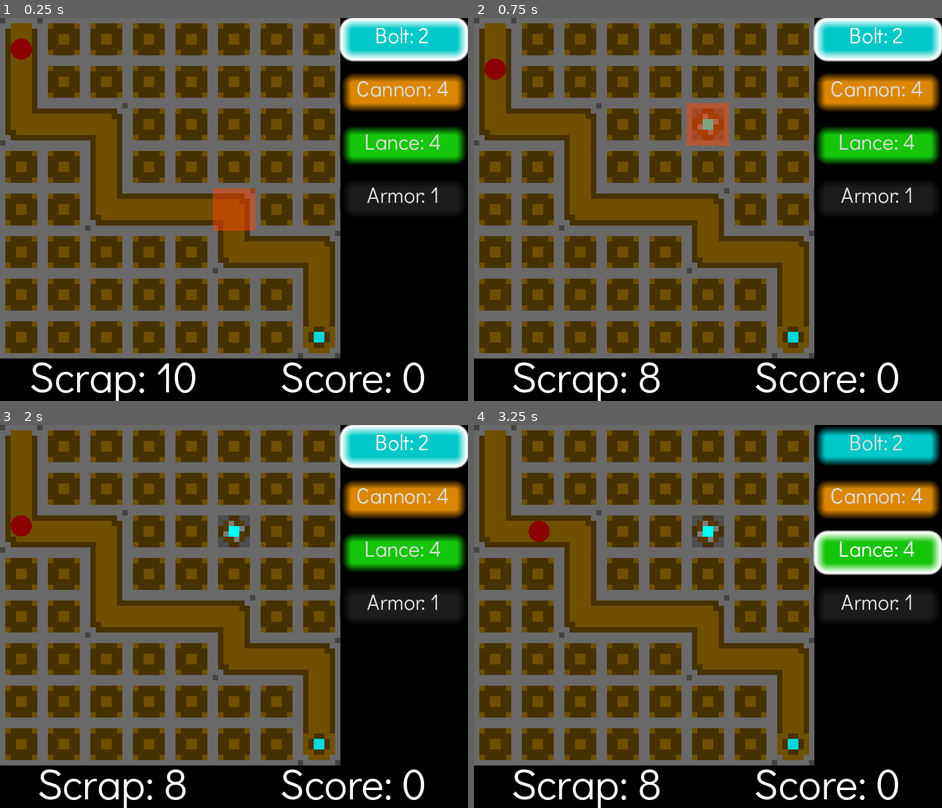
Above: before the commit, frames 1-4 (two rows, left to right).
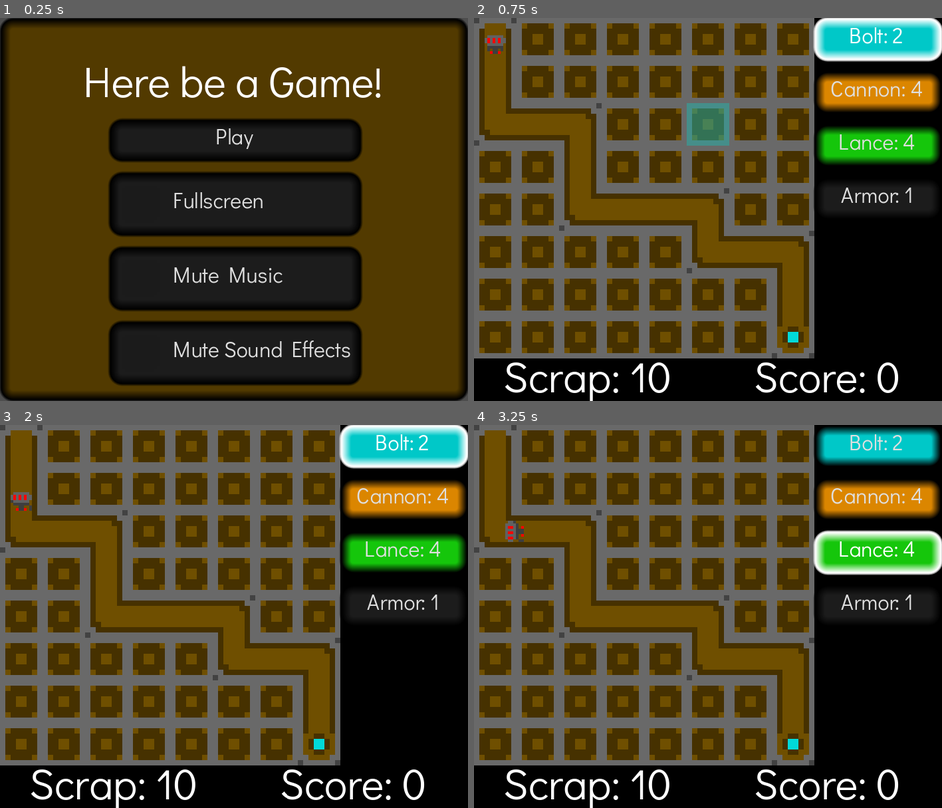
Above: after the commit, the same moments.

Repository: the-alex-g/LD53
Game: Godot game, scene res://menu/main_menu.tscn
Same seed, same stepped clock (60 frames per second), same inputs: the game is played once before the commit and once after it. Before the commit the project starts from res://main/main.tscn.
Inputs (mouse positions are in pixels of both pictures, inside the frame that each line leads up to):
- Up to frame 1 (0.25 s): no input
- Up to frame 2 (0.75 s): click (708, 140) at 0.5 s, where only the run after the commit has a clickable "Play"
- Up to frame 3 (2 s): click "Bolt: 2" at 1.25 s
- Up to frame 4 (3.25 s): click "Cannon: 4" at 2 s; click "Lance: 4" at 2.75 s

The runs differ from the first frame. In frame 1, 82% of the frame differs, in the area x 0-100%, y 0-100%; in frame 2, 2.5%; in frame 3, 1.8%; in frame 4, 1.8%.

Commit message:
Clean things up, add enemy artwork

Diff:
--- a/project/enemy/enemy.gd
+++ b/project/enemy/enemy.gd
@@ -21,8 +21,8 @@
 
 func _process(delta:float)->void:
 	handle.progress_ratio += delta / seconds_to_end
-	if handle.progress_ratio == 1.0:
-		emit_signal("reached_end")
+	if handle.progress_ratio == 1.0 and not _reached_end:
+		$AnimatedSprite2D.play("bomb_drop")
 		_reached_end = true
 
 
@@ -60,5 +60,6 @@
 	handle.get_parent().add_child(explosion)
 
 
-func _draw()->void:
-	draw_circle(Vector2.ZERO, 4.0, Color.DARK_RED)
+func _on_animated_sprite_2d_animation_finished()->void:
+	if _reached_end:
+		emit_signal("reached_end")
--- a/project/enemy/enemy.tscn
+++ b/project/enemy/enemy.tscn
@@ -1,9 +1,79 @@
-[gd_scene load_steps=3 format=3 uid="uid://c40t51vhkxe5x"]
+[gd_scene load_steps=13 format=3 uid="uid://c40t51vhkxe5x"]
 
 [ext_resource type="Script" path="res://enemy/enemy.gd" id="1_verm6"]
+[ext_resource type="Texture2D" uid="uid://bys3deeoj0c7" path="res://enemy/enemy.png" id="2_8d64x"]
 
 [sub_resource type="CircleShape2D" id="CircleShape2D_783df"]
 radius = 4.0
+
+[sub_resource type="AtlasTexture" id="AtlasTexture_8ra7g"]
+atlas = ExtResource("2_8d64x")
+region = Rect2(8, 8, 8, 8)
+
+[sub_resource type="AtlasTexture" id="AtlasTexture_tt8n8"]
+atlas = ExtResource("2_8d64x")
+region = Rect2(16, 0, 8, 8)
+
+[sub_resource type="AtlasTexture" id="AtlasTexture_e1kwu"]
+atlas = ExtResource("2_8d64x")
+region = Rect2(16, 8, 8, 8)
+
+[sub_resource type="AtlasTexture" id="AtlasTexture_dar4x"]
+atlas = ExtResource("2_8d64x")
+region = Rect2(0, 16, 8, 8)
+
+[sub_resource type="AtlasTexture" id="AtlasTexture_s3mlg"]
+atlas = ExtResource("2_8d64x")
+region = Rect2(0, 0, 8, 8)
+
+[sub_resource type="AtlasTexture" id="AtlasTexture_3y26t"]
+atlas = ExtResource("2_8d64x")
+region = Rect2(8, 0, 8, 8)
+
+[sub_resource type="AtlasTexture" id="AtlasTexture_shjs7"]
+atlas = ExtResource("2_8d64x")
+region = Rect2(16, 0, 8, 8)
+
+[sub_resource type="AtlasTexture" id="AtlasTexture_g5nff"]
+atlas = ExtResource("2_8d64x")
+region = Rect2(0, 8, 8, 8)
+
+[sub_resource type="SpriteFrames" id="SpriteFrames_2tlwy"]
+animations = [{
+"frames": [{
+"duration": 1.0,
+"texture": SubResource("AtlasTexture_8ra7g")
+}, {
+"duration": 1.0,
+"texture": SubResource("AtlasTexture_tt8n8")
+}, {
+"duration": 1.0,
+"texture": SubResource("AtlasTexture_e1kwu")
+}, {
+"duration": 1.0,
+"texture": SubResource("AtlasTexture_dar4x")
+}],
+"loop": false,
+"name": &"bomb_drop",
+"speed": 5.0
+}, {
+"frames": [{
+"duration": 1.0,
+"texture": SubResource("AtlasTexture_s3mlg")
+}, {
+"duration": 1.0,
+"texture": SubResource("AtlasTexture_3y26t")
+}, {
+"duration": 1.0,
+"texture": SubResource("AtlasTexture_shjs7")
+}, {
+"duration": 1.0,
+"texture": SubResource("AtlasTexture_g5nff")
+}],
+"loop": true,
+"name": &"default",
+"speed": 5.0
+}]
 
 [node name="Enemy" type="StaticBody2D"]
 collision_layer = 4
@@ -12,3 +82,9 @@
 
 [node name="CollisionShape2D" type="CollisionShape2D" parent="."]
 shape = SubResource("CircleShape2D_783df")
+
+[node name="AnimatedSprite2D" type="AnimatedSprite2D" parent="."]
+sprite_frames = SubResource("SpriteFrames_2tlwy")
+autoplay = "default"
+
+[connection signal="animation_finished" from="AnimatedSprite2D" to="." method="_on_animated_sprite_2d_animation_finished"]
--- a/project/project.godot
+++ b/project/project.godot
@@ -11,7 +11,7 @@
 [application]
 
 config/name="LD53"
-run/main_scene="res://main/main.tscn"
+run/main_scene="res://menu/main_menu.tscn"
 config/features=PackedStringArray("4.0", "Mobile")
 config/icon="res://icon.svg"
 
@@ -21,7 +21,7 @@
 
 [autoload]
 
-Jukebox="*res://resources/Jukebox.tscn"
+Jukebox="*res://resources/music/Jukebox.tscn"
 
 [display]
 
--- a/project/resources/Jukebox.tscn
+++ /dev/null
@@ -1,11 +0,0 @@
-[gd_scene load_steps=3 format=3 uid="uid://cbersmr82eyxy"]
-
-[ext_resource type="Script" path="res://resources/Jukebox.gd" id="1_hwd3h"]
-[ext_resource type="AudioStream" uid="uid://bt8u6vbgn0ckx" path="res://resources/ld53_music.ogg" id="1_kj3tp"]
-
-[node name="Jukebox" type="Node"]
-script = ExtResource("1_hwd3h")
-
-[node name="MainLoop" type="AudioStreamPlayer" parent="."]
-stream = ExtResource("1_kj3tp")
-bus = &"Music"
--- /dev/null
+++ b/project/resources/fonts/no_line_space.tres
@@ -0,0 +1,7 @@
+[gd_resource type="FontVariation" load_steps=2 format=3]
+
+[ext_resource type="FontFile" uid="uid://chdo5n2e7fblx" path="res://resources/fonts/didact_gothic_regular.ttf" id="1_o320m"]
+
+[resource]
+base_font = ExtResource("1_o320m")
+spacing_top = -3
--- /dev/null
+++ b/project/resources/music/Jukebox.tscn
@@ -0,0 +1,11 @@
+[gd_scene load_steps=3 format=3]
+
+[ext_resource type="Script" path="res://resources/music/Jukebox.gd" id="1_hwd3h"]
+[ext_resource type="AudioStream" uid="uid://bt8u6vbgn0ckx" path="res://resources/music/ld53_music.ogg" id="1_kj3tp"]
+
+[node name="Jukebox" type="Node"]
+script = ExtResource("1_hwd3h")
+
+[node name="MainLoop" type="AudioStreamPlayer" parent="."]
+stream = ExtResource("1_kj3tp")
+bus = &"Music"
--- a/project/resources/no_line_space.tres
+++ /dev/null
@@ -1,7 +0,0 @@
-[gd_resource type="FontVariation" load_steps=2 format=3 uid="uid://cnlirrjgn6nu4"]
-
-[ext_resource type="FontFile" uid="uid://chdo5n2e7fblx" path="res://resources/didact_gothic_regular.ttf" id="1_o320m"]
-
-[resource]
-base_font = ExtResource("1_o320m")
-spacing_top = -3
--- a/project/resources/theme.tres
+++ b/project/resources/theme.tres
@@ -1,6 +1,6 @@
-[gd_resource type="Theme" load_steps=7 format=3 uid="uid://qfchrmm601e2"]
+[gd_resource type="Theme" load_steps=7 format=3]
 
-[ext_resource type="FontVariation" uid="uid://cnlirrjgn6nu4" path="res://resources/no_line_space.tres" id="1_kk6vy"]
+[ext_resource type="FontVariation" path="res://resources/fonts/no_line_space.tres" id="1_kk6vy"]
 
 [sub_resource type="StyleBoxFlat" id="StyleBoxFlat_0ud0n"]
 bg_color = Color(0.109804, 0.109804, 0.109804, 1)
Binary file added: project/enemy/enemy.png
Not shown, added: project/enemy/enemy.png.import
Not shown, added: project/export_presets.cfg
Not shown: 1 places in project/main/hud.tscn that only renumber resources
Not shown: 1 places in project/menu/main_menu.tscn that only renumber resources
Renamed: project/resources/didact_gothic_regular.ttf -> project/resources/fonts/didact_gothic_regular.ttf
Not shown, changed: project/resources/fonts/didact_gothic_regular.ttf.import
Not shown, removed: project/resources/ld53_music.ogg.import
Renamed: project/resources/Jukebox.gd -> project/resources/music/Jukebox.gd
Not shown, added: project/resources/music/ld53_music.ogg.import
Not shown, added: project/resources/music/ld53_music.ogg
Not shown, added: raw_files/enemy.piskel
